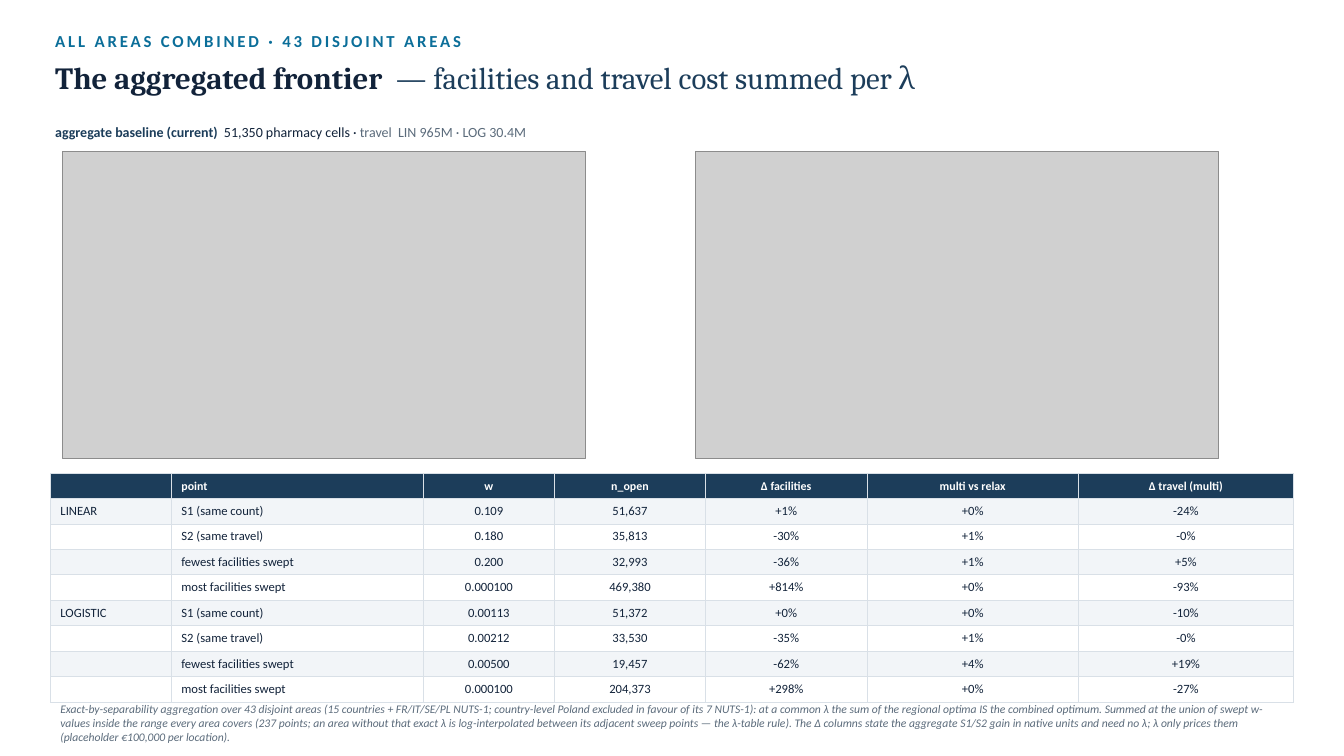
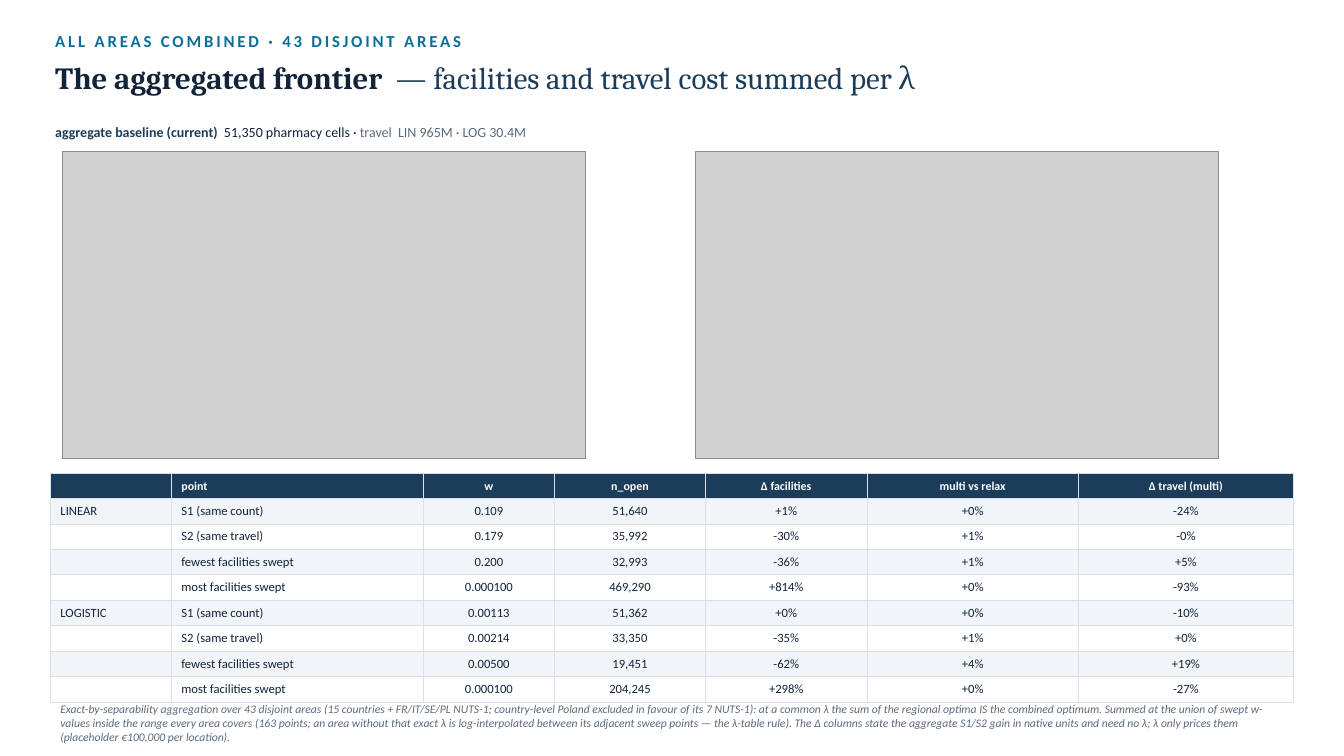
Before and after one commit to ObjectVision/NetworkModel_EU, a slide deck: slide 61 of doc/lambda_sweep5.pptx. Drawn at 1344x756 pixels with LibreOffice and Linux fonts; fonts in the diff are those of the drawing; grey boxes stand for pictures. Boxes give left, top, right and bottom in pixels: in the first picture for what was removed or moved away, otherwise in the second. Text is boxed around its words. In the diff, an @@ line names an element or a change of style, - is before the commit and + after.

```diff
--- a/doc/lambda_sweep5.pptx
+++ b/doc/lambda_sweep5.pptx
@@ table at (50, 474, 1294, 699) @@
-row 2, column 4: 51,637
+row 2, column 4: 51,640
-row 3, column 3: 0.180
+row 3, column 3: 0.179
-row 3, column 4: 35,813
+row 3, column 4: 35,992
-row 5, column 4: 469,380
+row 5, column 4: 469,290
-row 6, column 4: 51,372
+row 6, column 4: 51,362
-row 7:  | S2 (same travel) | 0.00212 | 33,530 | -35% | +1% | -0%
+row 7:  | S2 (same travel) | 0.00214 | 33,350 | -35% | +1% | +0%
-row 8, column 4: 19,457
+row 8, column 4: 19,451
-row 9, column 4: 204,373
+row 9, column 4: 204,245
@@ text at (60, 705, 1263, 743): text changed @@
-Exact-by-separability aggregation over 43 disjoint areas (15 countries + FR/IT/SE/PL NUTS-1; country-level Poland excluded in favour of its 7 NUTS-1): at a common λ the sum of the regional optima IS the combined optimum. Summed at the union of swept w-values inside the range every area covers (237 points; an area without that exact λ is log-interpolated between its adjacent sweep points — the λ-table rule). The Δ columns state the aggregate S1/S2 gain in native units and need no λ; λ only prices them (placeholder €100,000 per location).
+Exact-by-separability aggregation over 43 disjoint areas (15 countries + FR/IT/SE/PL NUTS-1; country-level Poland excluded in favour of its 7 NUTS-1): at a common λ the sum of the regional optima IS the combined optimum. Summed at the union of swept w-values inside the range every area covers (163 points; an area without that exact λ is log-interpolated between its adjacent sweep points — the λ-table rule). The Δ columns state the aggregate S1/S2 gain in native units and need no λ; λ only prices them (placeholder €100,000 per location).
```
Also in this commit, not shown: 20 other slides changed, 18 other files.
